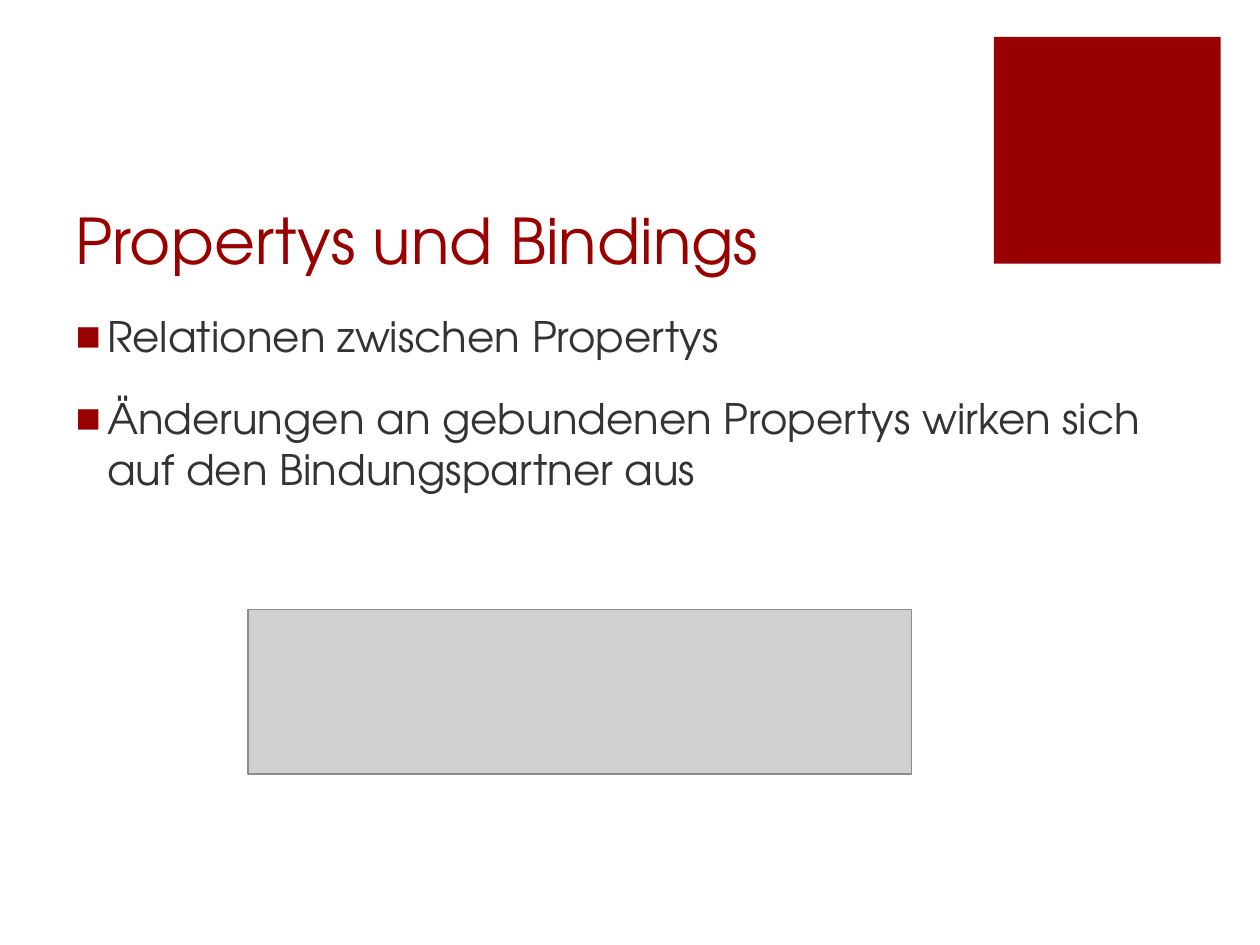
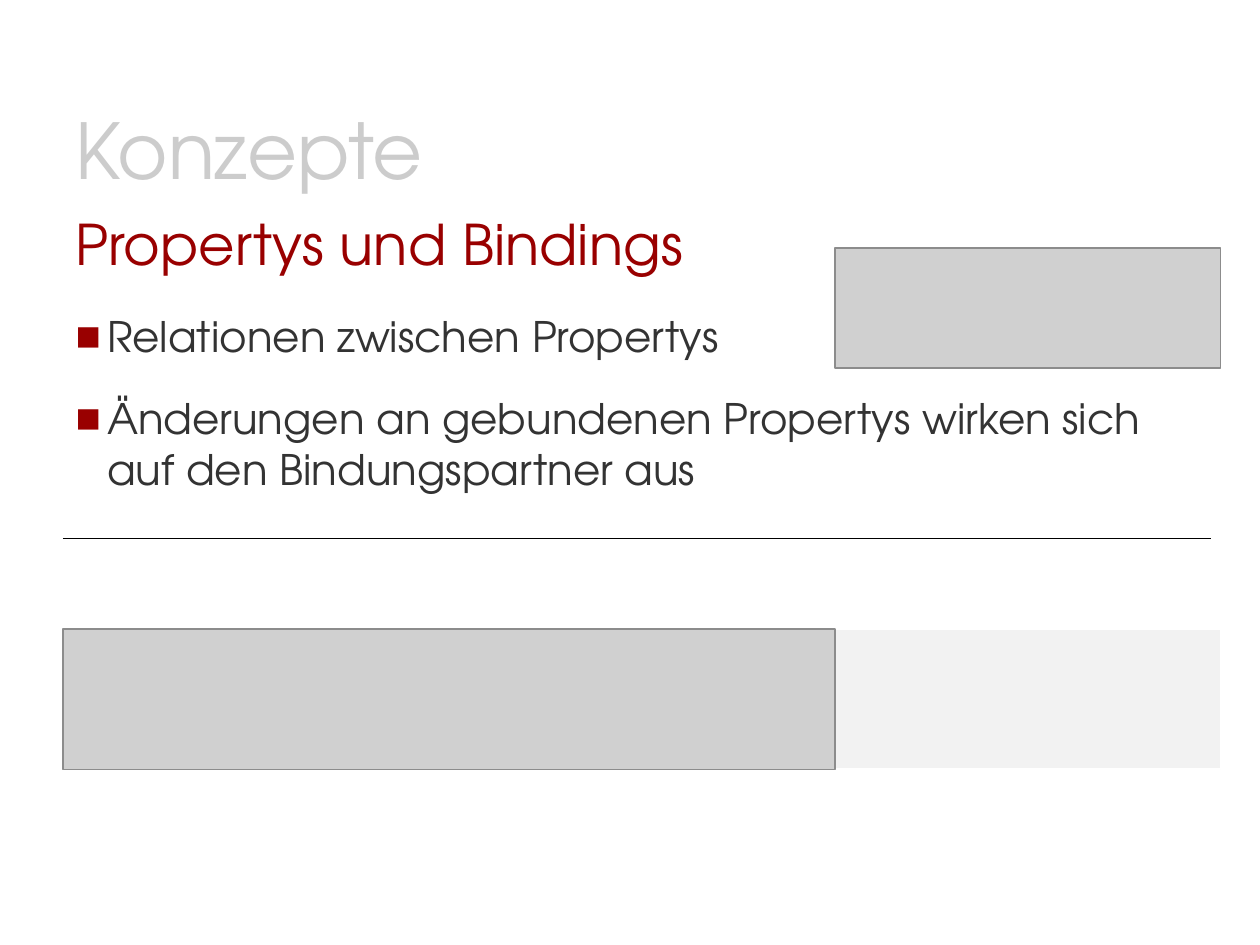
Before and after one commit to Morkunas/jfxusergroup, a slide deck: slide 11 of JavaFX-UserGroup.pptx (slide 12 before the commit). Drawn at 1260x945 pixels with LibreOffice and Linux fonts; fonts in the diff are those of the drawing; grey boxes stand for pictures; background and template pictures are left out. Boxes give left, top, right and bottom in pixels: in the first picture for what was removed or moved away, otherwise in the second. Text is boxed around its words. In the diff, an @@ line names an element or a change of style, - is before the commit and + after.

```diff
--- a/JavaFX-UserGroup.pptx
+++ b/JavaFX-UserGroup.pptx
@@ rectangle removed at (x1=994, y1=37, x2=1221, y2=263) @@
@@ text added at (x1=76, y1=122, x2=423, y2=193), 44 pt, text #CCCCCC @@
+Konzepte
@@ title "Propertys und Bindings" at (x1=76, y1=223, x2=683, y2=277): size 36 to 32 pt @@
@@ picture added at (x1=835, y1=248, x2=1221, y2=368) @@
@@ line added from (63, 538) to (1211, 538), #000000 0.25 pt @@
@@ picture resized from (x1=248, y1=610, x2=911, y2=775) to (x1=63, y1=629, x2=835, y2=769) @@
@@ rectangle added at (x1=835, y1=629, x2=1221, y2=769), fill #F2F2F2, outline #FFFFFF 1 pt @@
```
Also in this commit, not shown: 10 other slides changed, 6 slides added, 2 slides removed.
